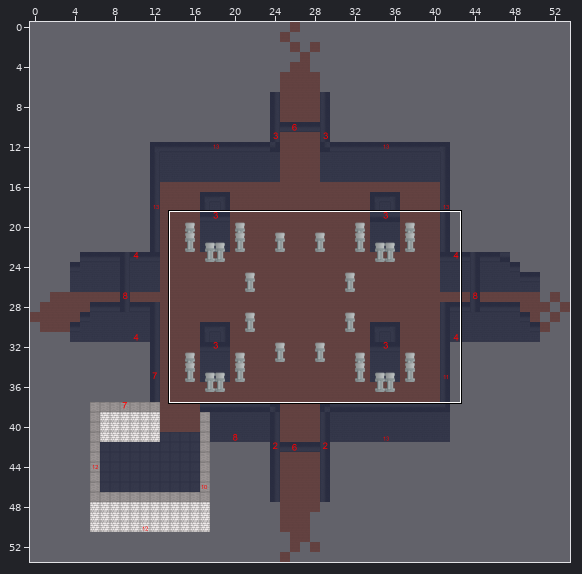
Two versions of a level (Tiled map, Resources/level/Arena-1.3.tmx). The picture above shows the old version from afar; the outline marks the close-up.
Close-up. Before the commit:
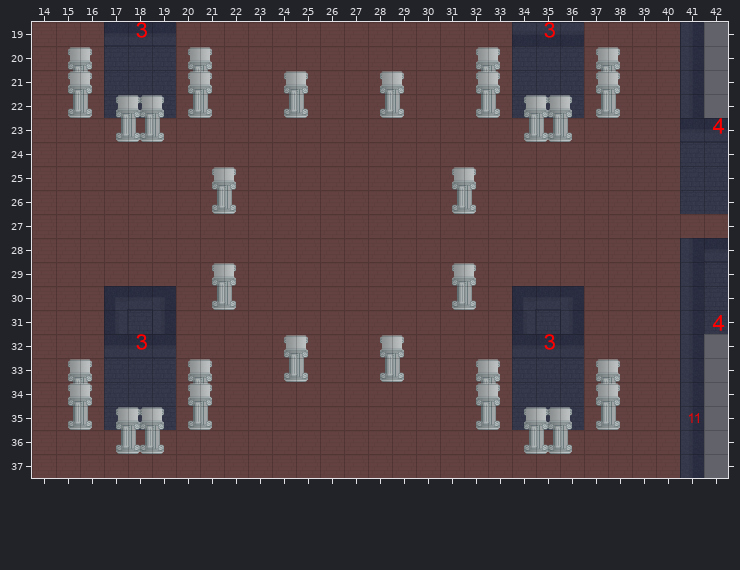
Cells are 64x64 px. Shown: x 14..42, y 19..37.
The result:
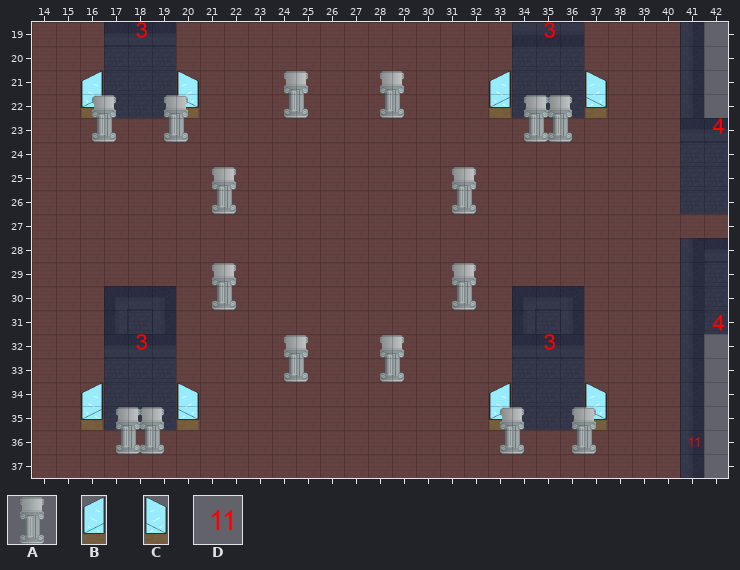
Key: from "128x128": A 0; from "64x128": B 0, C 1; from "TileNumbers": D 40.
_ is an empty cell.
Tiles of an added or newly shown layer are drawn over the layers below it.
The edit:
{"where": "layer \"Layer64x128\" (added)"}
{"y":22,"x":16,"old":"_","new":"B"}
{"y":22,"x":20,"old":"_","new":"C"}
{"y":22,"x":33,"old":"_","new":"B"}
{"y":22,"x":37,"old":"_","new":"C"}
{"y":35,"x":16,"old":"_","new":"B"}
{"y":35,"x":20,"old":"_","new":"C"}
{"y":35,"x":33,"old":"_","new":"B"}
{"y":35,"x":37,"old":"_","new":"C"}
{"where": "layer \"Layer128\""}
{"y":21,"x":15,"old":"A","new":"_"}
{"y":21,"x":20,"old":"A","new":"_"}
{"y":21,"x":32,"old":"A","new":"_"}
{"y":21,"x":37,"old":"A","new":"_"}
{"y":22,"x":15,"old":"A","new":"_"}
{"y":22,"x":20,"old":"A","new":"_"}
{"y":22,"x":32,"old":"A","new":"_"}
{"y":22,"x":37,"old":"A","new":"_"}
{"y":23,"x":16,"old":"_AA_","new":"A__A"}
{"y":34,"x":15,"old":"A","new":"_"}
{"y":34,"x":20,"old":"A","new":"_"}
{"y":34,"x":32,"old":"A","new":"_"}
{"y":34,"x":37,"old":"A","new":"_"}
{"y":35,"x":15,"old":"A","new":"_"}
{"y":35,"x":20,"old":"A","new":"_"}
{"y":35,"x":32,"old":"A","new":"_"}
{"y":35,"x":37,"old":"A","new":"_"}
{"y":36,"x":33,"old":"_AA_","new":"A__A"}
{"where": "layer \"LayerMeta\""}
{"y":35,"x":41,"old":"D","new":"_"}
{"y":36,"x":41,"old":"_","new":"D"}
{"label":"changed","picture_box":[68,47,212,142]}
{"label":"changed","picture_box":[476,47,511,118]}
{"label":"changed","picture_box":[585,47,620,118]}
{"label":"changed","picture_box":[68,359,103,430]}
{"label":"changed","picture_box":[177,359,212,430]}
{"label":"changed","picture_box":[476,359,620,454]}
{"label":"changed","picture_box":[689,413,699,447]}
